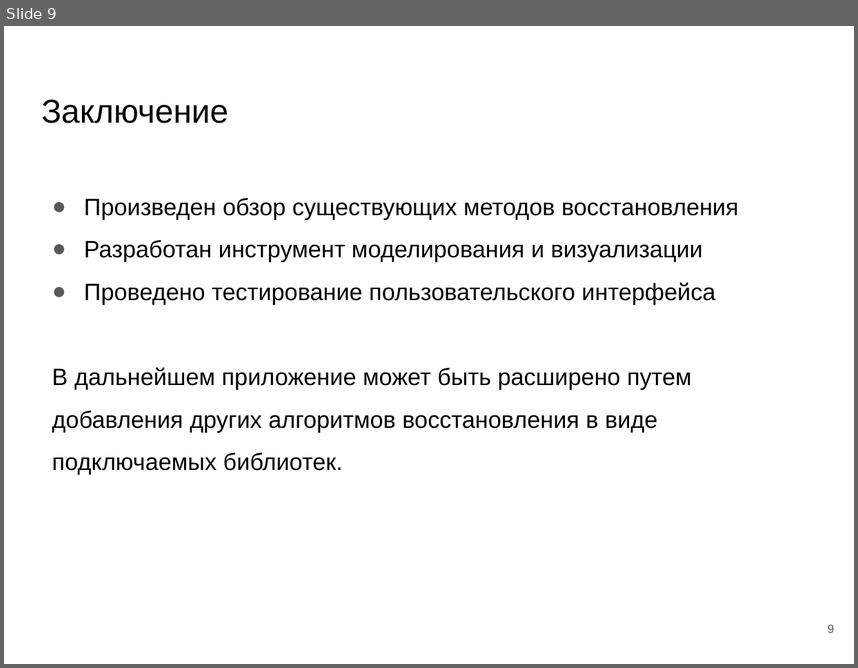
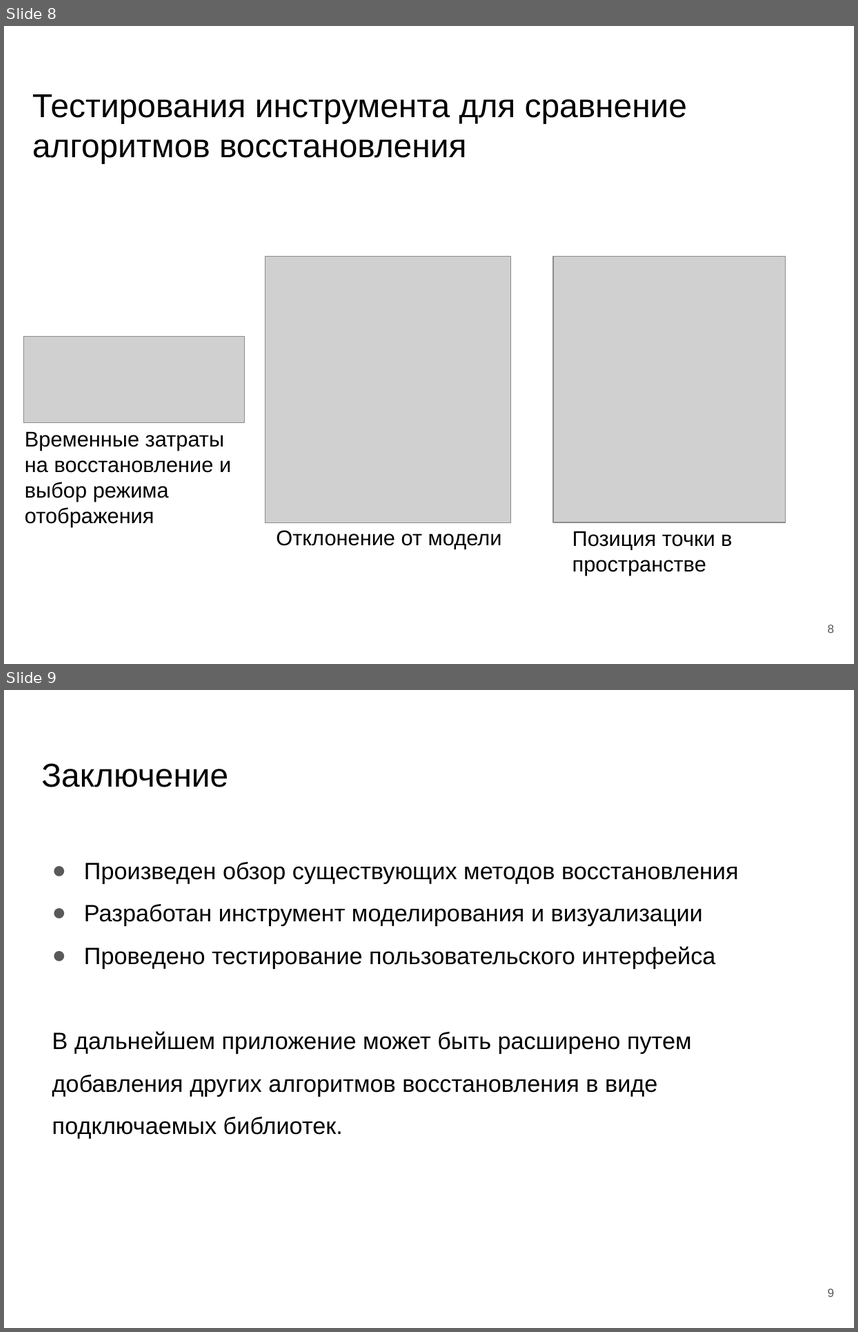
Before and after one commit to DimonPopov/PopovDS_9304_GraduateWork, a slide deck: paper/Презентация_защита.pptx. Shown one above the other, each under a label of ours: slide 9 before the commit, slides 8 and 9 after it. The pictures are 858x668 and 858x1332 pixels, drawn with LibreOffice and Linux fonts; fonts in the diff are those of the drawing; grey boxes stand for pictures. Boxes give left, top, right and bottom in pixels: in the first picture for what was removed or moved away, otherwise in the second. Text is boxed around its words. In the diff, an @@ line names an element or a change of style, - is before the commit and + after.

```diff
--- a/paper/Презентация_защита.pptx
+++ b/paper/Презентация_защита.pptx
@@ slide 8 added at (4, 26, 854, 664), background #FFFFFF @@
@@ title added at (32, 94, 687, 163), 28 pt, text #000000 @@
+Тестирования инструмента для сравнение алгоритмов восстановления
@@ picture added at (265, 256, 510, 523) @@
@@ picture added at (553, 256, 785, 522) @@
@@ picture added at (23, 336, 243, 422) @@
@@ text added at (25, 431, 231, 526), 18 pt, text #000000 @@
+Временные затраты на восстановление и выбор режима отображения
@@ text added at (276, 530, 502, 548), 18 pt, text #000000 @@
+Отклонение от модели
@@ text added at (573, 530, 732, 575), 18 pt, text #000000 @@
+Позиция точки в пространстве
@@ page number added at (828, 624, 835, 633), 10 pt, text #595959 @@
+8
```
Also in this commit, not shown: 3 slides changed, 4 other slides added, 3 slides removed.
